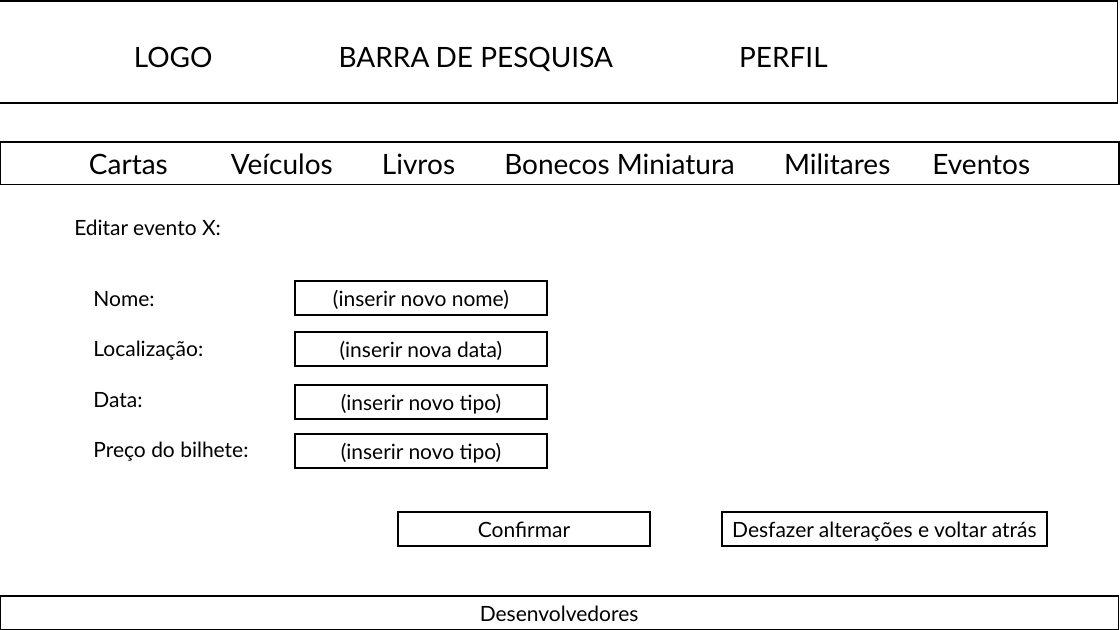
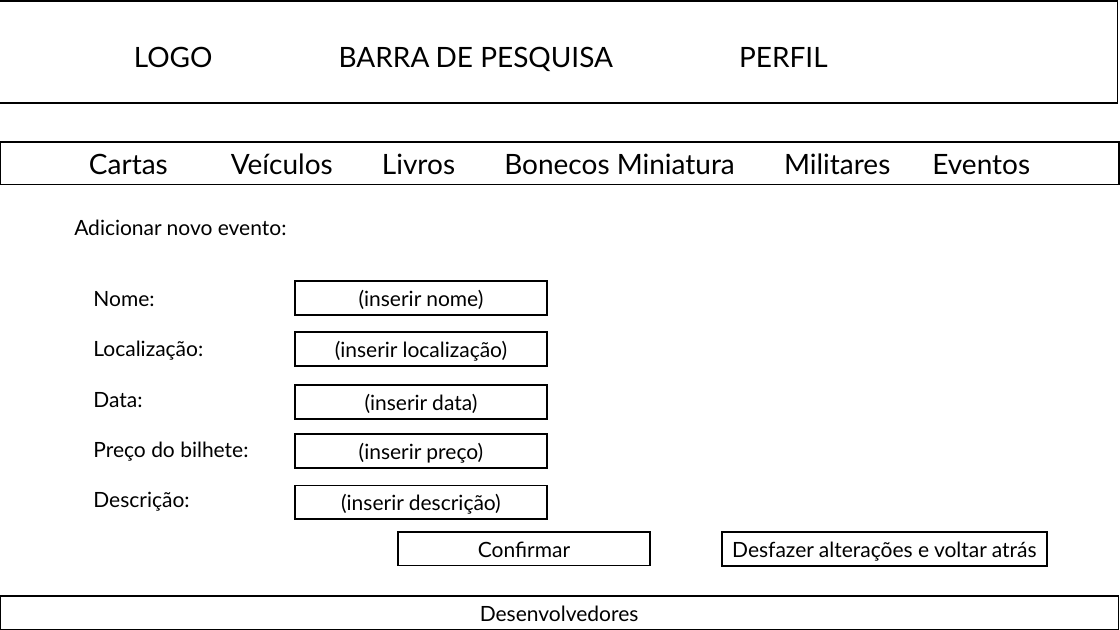
Before and after one commit to diogo-tavares/EIS_2526-G2_MEEC, a slide deck: slide 16 of SIE_mockups.pptx (slide 14 before the commit). Drawn at 1120x630 pixels with LibreOffice and Linux fonts; fonts in the diff are those of the drawing. Boxes give left, top, right and bottom in pixels: in the first picture for what was removed or moved away, otherwise in the second. Text is boxed around its words. In the diff, an @@ line names an element or a change of style, - is before the commit and + after.

```diff
--- a/SIE_mockups.pptx
+++ b/SIE_mockups.pptx
@@ text at <box>74,219,287,235</box>: text changed @@
-Editar evento X:
+Adicionar novo evento:
@@ text in rectangle at <box>359,290,483,309</box>: text changed @@
-(inserir novo nome)
+(inserir nome)
@@ text in rectangle at <box>335,341,508,361</box>: text changed @@
-(inserir nova data)
+(inserir localização)
@@ text in rectangle at <box>365,394,477,413</box>: text changed @@
-(inserir novo tipo)
+(inserir data)
@@ text in rectangle at <box>359,443,483,463</box>: text changed @@
-(inserir novo tipo)
+(inserir preço)
@@ text at <box>93,491,189,511</box>: paragraph added @@
+Descrição:
@@ rectangle added at <box>295,486,547,519</box>, fill #FFFFFF, outline #000000 1.5 pt, 18 pt, text #000000 @@
+(inserir descrição)
@@ rectangle "Confirmar": place and size @@
-rectangle "Confirmar" at <box>398,513,650,546</box>
+rectangle "Confirmar" at <box>398,532,650,565</box>
@@ rectangle "Desfazer alterações e voltar atrás": place and size @@
-rectangle "Desfazer alterações e voltar atrás" at <box>723,513,1048,546</box>
+rectangle "Desfazer alterações e voltar atrás" at <box>723,532,1048,565</box>
```
Also in this commit, not shown: 5 other slides changed, 5 slides added.
